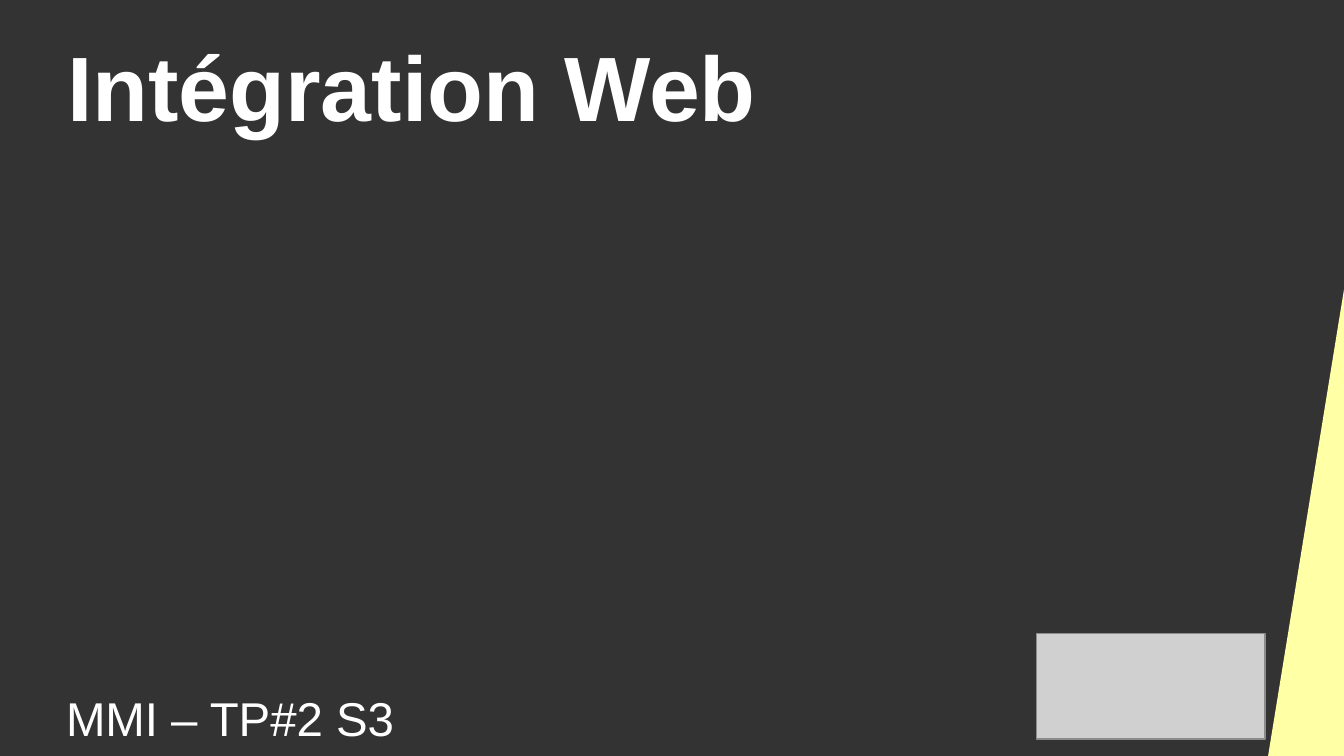
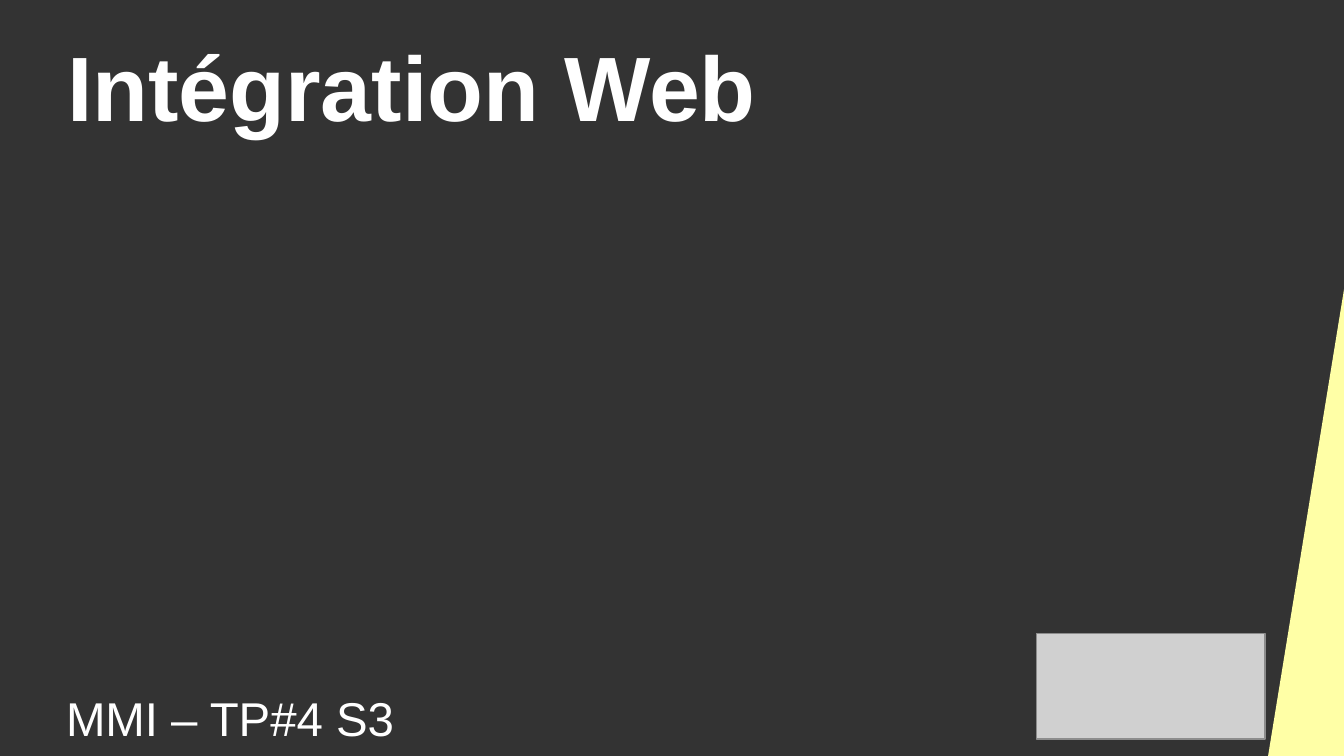
Before and after one commit to DanYellow/cours, a slide deck: slide 1 of integration-web-s3/travaux-pratiques/numero-4/presentation.odp. Drawn at 1344x756 pixels with LibreOffice and Linux fonts; fonts in the diff are those of the drawing; grey boxes stand for pictures. Boxes give left, top, right and bottom in pixels: in the first picture for what was removed or moved away, otherwise in the second. Text is boxed around its words. In the diff, an @@ line names an element or a change of style, - is before the commit and + after.

```diff
--- a/integration-web-s3/travaux-pratiques/numero-4/presentation.odp
+++ b/integration-web-s3/travaux-pratiques/numero-4/presentation.odp
@@ title at (x1=66, y1=703, x2=394, y2=737): text changed @@
-MMI – TP#2 S3
+MMI – TP#4 S3
```
Also in this commit, not shown: 3 other files.
